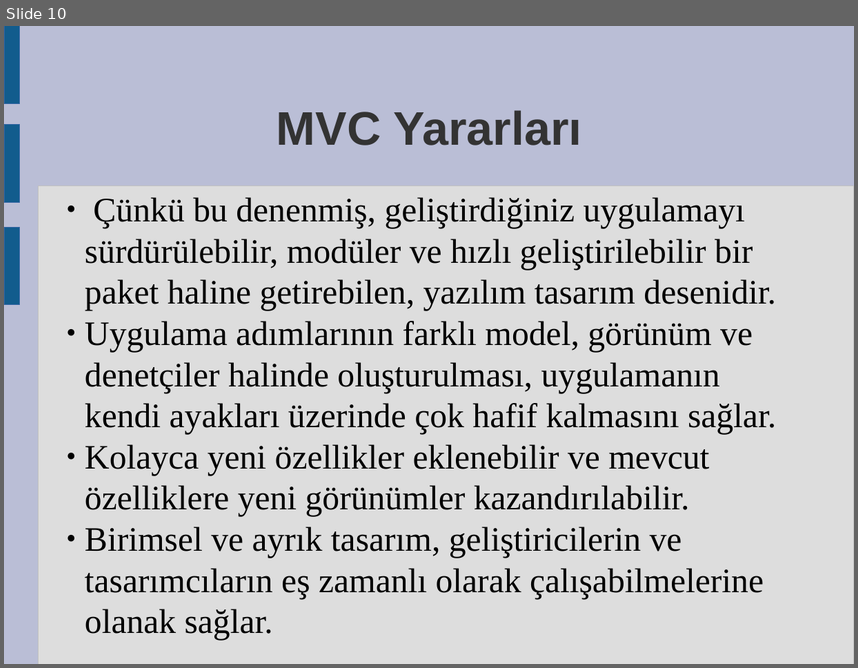
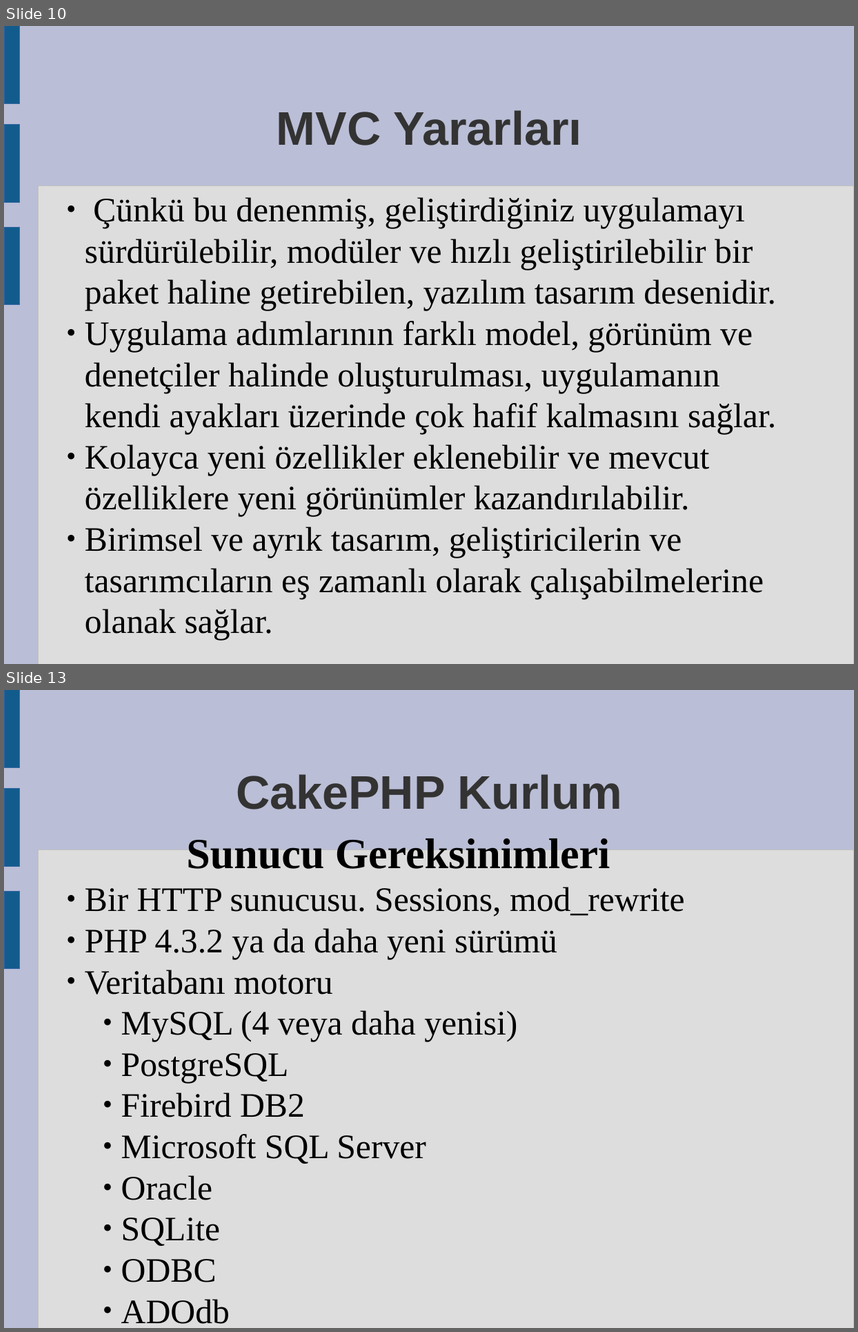
Before and after one commit to askin/misc, a slide deck: intern/cakephp/cakephp.odp. Shown one above the other, each under a label of ours: slide 10 before the commit, slides 10 and 13 after it; the slides between them are not shown. The pictures are 858x668 and 858x1332 pixels, drawn with LibreOffice and Linux fonts; fonts in the diff are those of the drawing. Boxes give left, top, right and bottom in pixels: in the first picture for what was removed or moved away, otherwise in the second. Text is boxed around its words. In the diff, an @@ line names an element or a change of style, - is before the commit and + after.

```diff
--- a/intern/cakephp/cakephp.odp
+++ b/intern/cakephp/cakephp.odp
@@ slide 13 added at (x1=4, y1=690, x2=854, y2=1328), background #BABED6; not listed: 4 template elements that a slide beside it also shows @@
@@ title added at (x1=236, y1=774, x2=622, y2=809), 44 pt, text #333333, bold @@
+CakePHP Kurlum
@@ subtitle added at (x1=85, y1=838, x2=685, y2=1323), 32 pt, text #000000 @@
+          Sunucu Gereksinimleri
+● Bir HTTP sunucusu. Sessions, mod_rewrite
+● PHP 4.3.2 ya da daha yeni sürümü
+● Veritabanı motoru
+    ● MySQL (4 veya daha yenisi)
+    ● PostgreSQL
+    ● Firebird DB2
+    ● Microsoft SQL Server
+    ● Oracle
+    ● SQLite
+    ● ODBC
+    ● ADOdb
```
Also in this commit, not shown: 4 other slides added.
